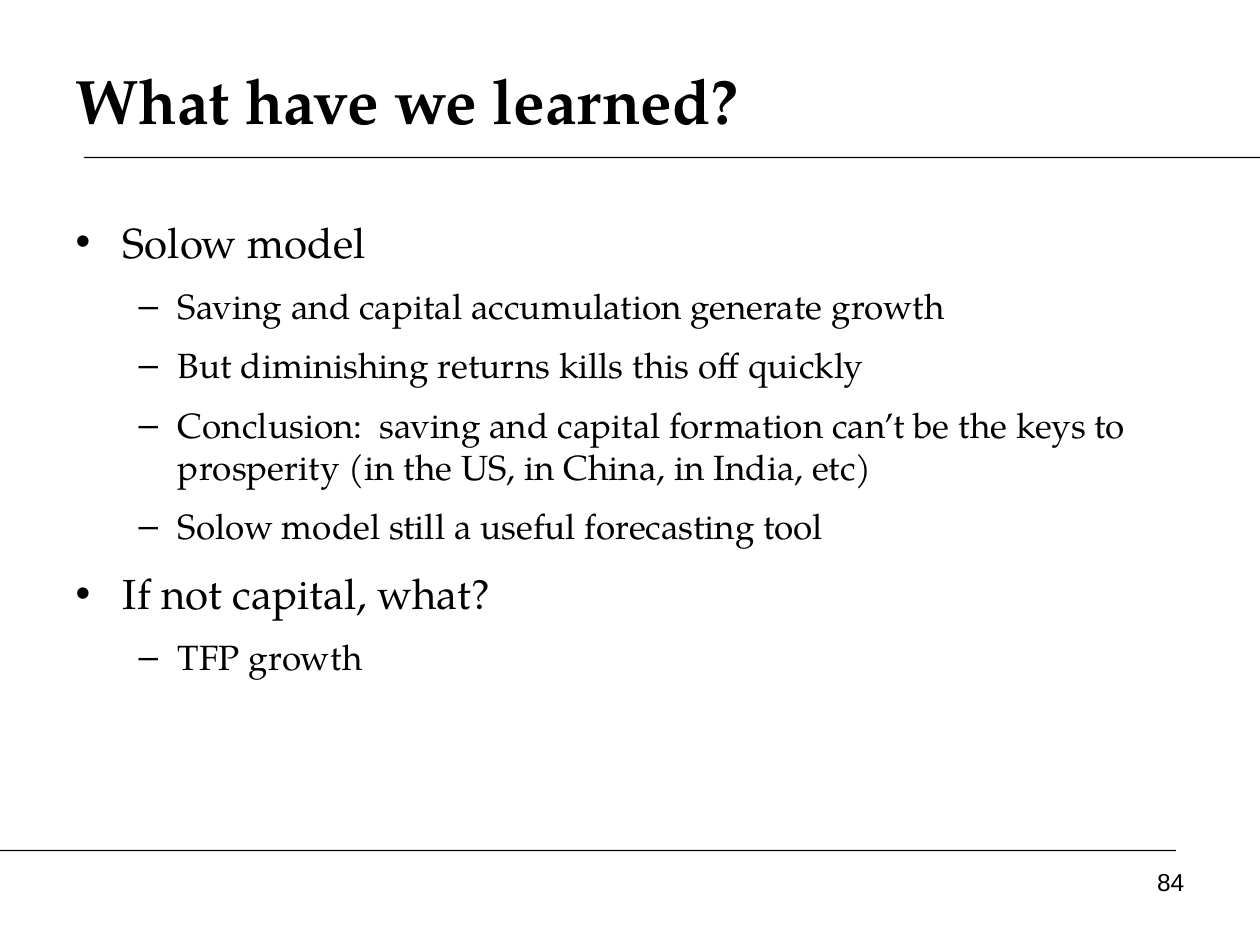
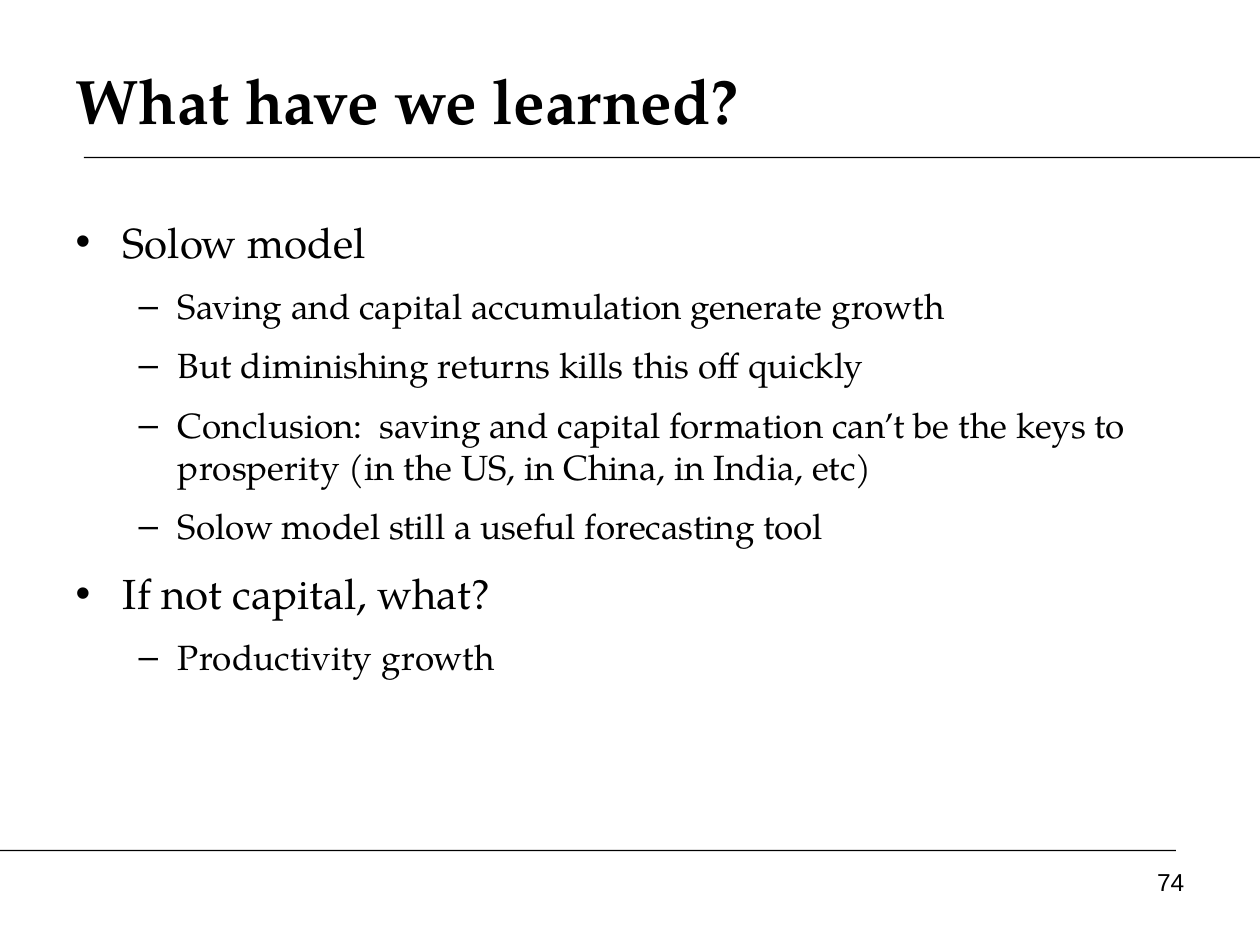
Before and after one commit to DaveBackus/Global_Economy, a slide deck: slide 74 of Slides/slides_growth1_f14.pptx (slide 84 before the commit). Drawn at 1260x945 pixels with LibreOffice and Linux fonts; fonts in the diff are those of the drawing. Boxes give left, top, right and bottom in pixels: in the first picture for what was removed or moved away, otherwise in the second. Text is boxed around its words. In the diff, an @@ line names an element or a change of style, - is before the commit and + after.

```diff
--- a/Slides/slides_growth1_f14.pptx
+++ b/Slides/slides_growth1_f14.pptx
@@ text at (x1=178, y1=644, x2=495, y2=680): text changed @@
-  – TFP growth
+  – Productivity growth
@@ page number at (x1=1157, y1=874, x2=1184, y2=891): text changed @@
-84
+74
```
Also in this commit, not shown: 8 other slides changed, 2 slides added, 13 slides removed, 8 other files.
